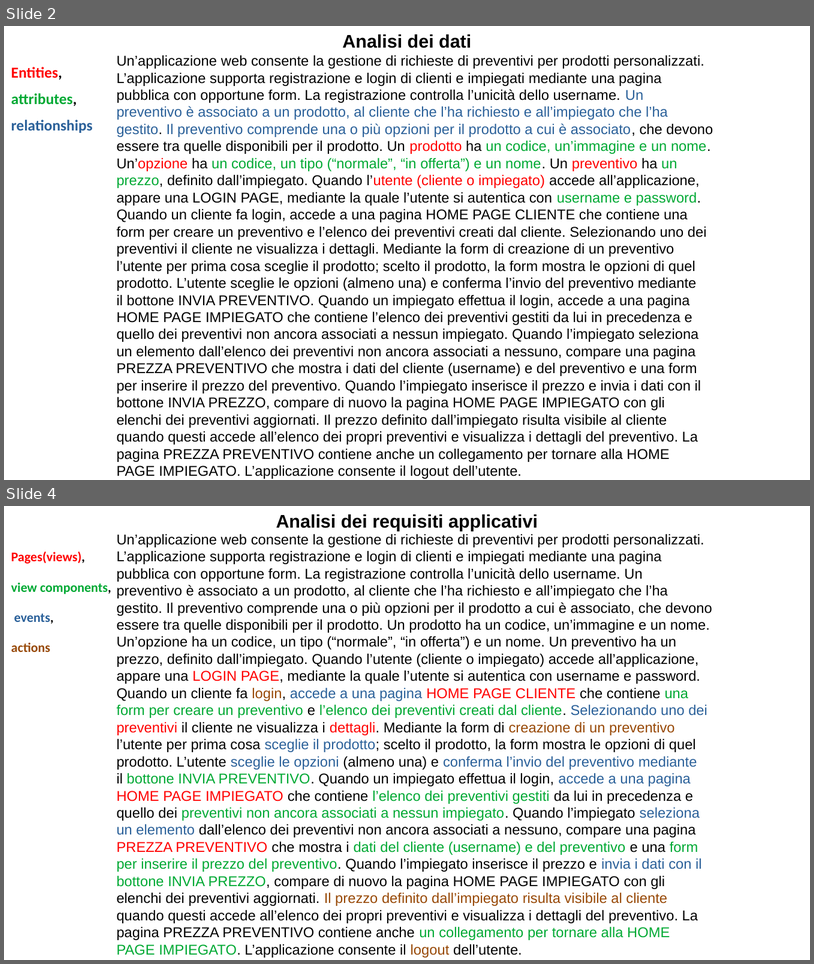
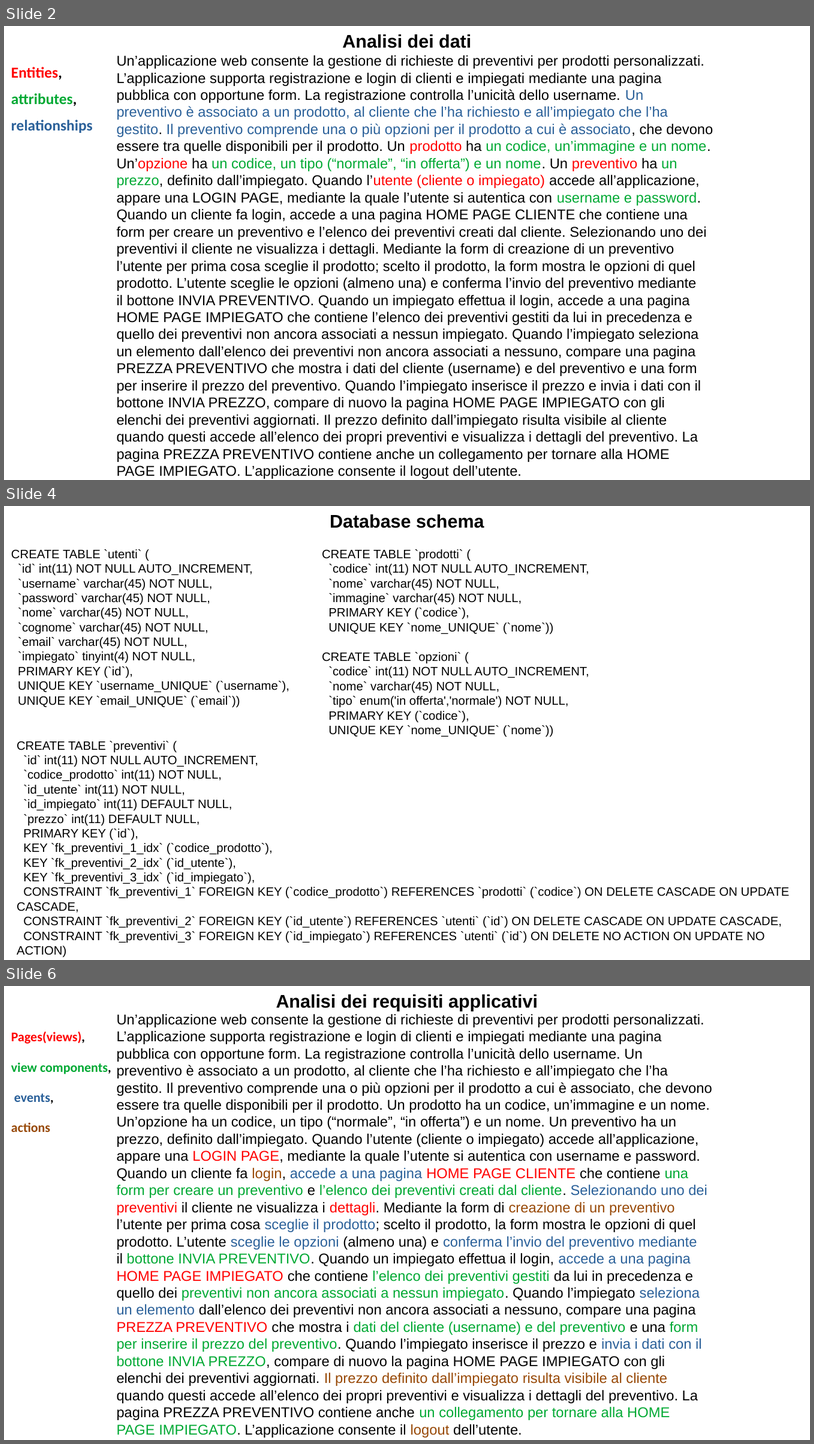
Before and after one commit to jonnysciar/TIW_Project, a slide deck: Documentazione/documentazione.odp. Shown one above the other, each under a label of ours: slides 2 and 4 before the commit, slides 2, 4 and 6 after it; the slides between them are not shown. The pictures are 814x964 and 814x1444 pixels, drawn with LibreOffice and Linux fonts; fonts in the diff are those of the drawing. Boxes give left, top, right and bottom in pixels: in the first picture for what was removed or moved away, otherwise in the second. Text is boxed around its words. In the diff, an @@ line names an element or a change of style, - is before the commit and + after.

```diff
--- a/Documentazione/documentazione.odp
+++ b/Documentazione/documentazione.odp
@@ slide 4 added at (4,506,810,960), background #FFFFFF @@
@@ text added at (330,514,484,528), 18 pt, text #000000, bold @@
+Database schema
@@ text added at (11,549,290,708), 12 pt, text #000000 @@
+CREATE TABLE `utenti` (
+`id` int(11) NOT NULL AUTO_INCREMENT,
+`username` varchar(45) NOT NULL,
+`password` varchar(45) NOT NULL,
+`nome` varchar(45) NOT NULL,
+`cognome` varchar(45) NOT NULL,
+`email` varchar(45) NOT NULL,
+`impiegato` tinyint(4) NOT NULL,
+PRIMARY KEY (`id`),
+UNIQUE KEY `username_UNIQUE` (`username`),
+UNIQUE KEY `email_UNIQUE` (`email`))
@@ text added at (322,549,589,634), 12 pt, text #000000 @@
+CREATE TABLE `prodotti` (
+`codice` int(11) NOT NULL AUTO_INCREMENT,
+`nome` varchar(45) NOT NULL,
+`immagine` varchar(45) NOT NULL,
+PRIMARY KEY (`codice`),
+UNIQUE KEY `nome_UNIQUE` (`nome`))
@@ text added at (322,652,589,737), 12 pt, text #000000 @@
+CREATE TABLE `opzioni` (
+`codice` int(11) NOT NULL AUTO_INCREMENT,
+`nome` varchar(45) NOT NULL,
+`tipo` enum('in offerta','normale') NOT NULL,
+PRIMARY KEY (`codice`),
+UNIQUE KEY `nome_UNIQUE` (`nome`))
@@ text added at (17,741,790,957), 12 pt, text #000000 @@
+CREATE TABLE `preventivi` (
+`id` int(11) NOT NULL AUTO_INCREMENT,
+`codice_prodotto` int(11) NOT NULL,
+`id_utente` int(11) NOT NULL,
+`id_impiegato` int(11) DEFAULT NULL,
+`prezzo` int(11) DEFAULT NULL,
+PRIMARY KEY (`id`),
+KEY `fk_preventivi_1_idx` (`codice_prodotto`),
+KEY `fk_preventivi_2_idx` (`id_utente`),
+KEY `fk_preventivi_3_idx` (`id_impiegato`),
+CONSTRAINT `fk_preventivi_1` FOREIGN KEY (`codice_prodotto`) REFERENCES `prodotti` (`codice`) ON DELETE CASCADE ON UPDATE CASCADE,
+CONSTRAINT `fk_preventivi_2` FOREIGN KEY (`id_utente`) REFERENCES `utenti` (`id`) ON DELETE CASCADE ON UPDATE CASCADE,
+CONSTRAINT `fk_preventivi_3` FOREIGN KEY (`id_impiegato`) REFERENCES `utenti` (`id`) ON DELETE NO ACTION ON UPDATE NO ACTION)
@@ what was slide 4 is now slide 6 @@
```
Also in this commit, not shown: 2 slides changed, 1 other slide added, 1 other file.
